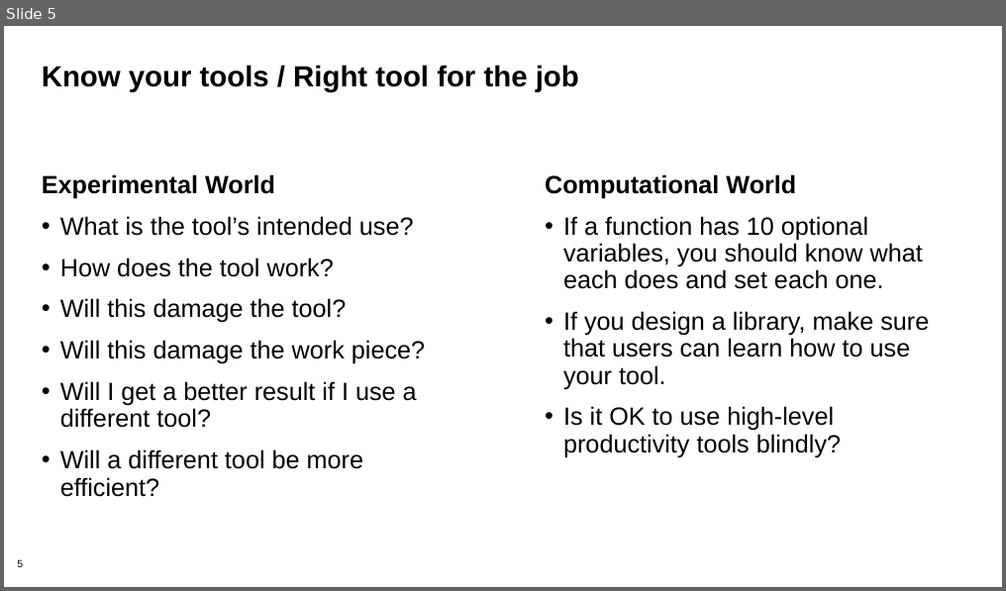
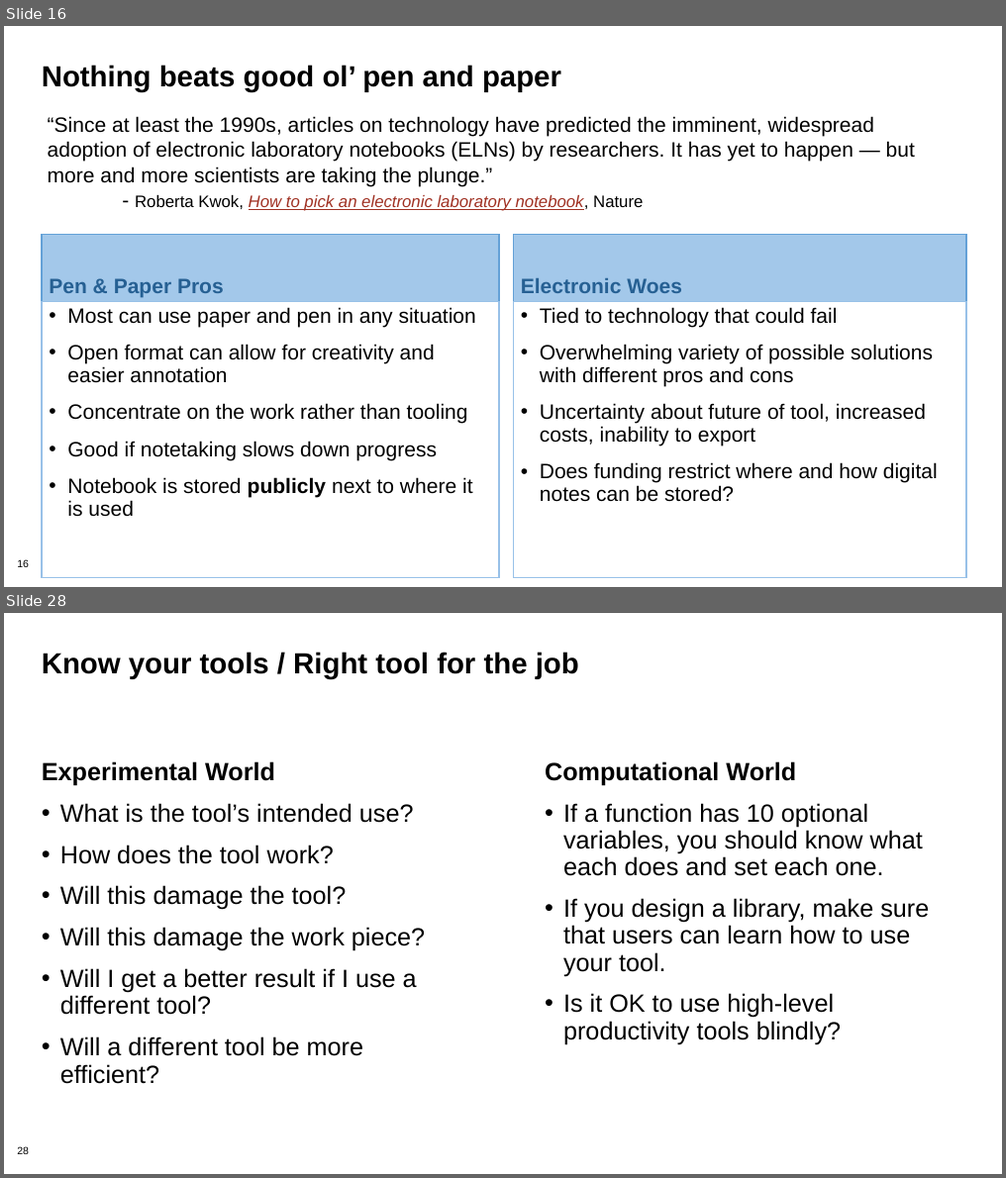
Before and after one commit to bssw-tutorial/presentations, a slide deck: computational-expts-a.pptx. Shown one above the other, each under a label of ours: slide 5 before the commit, slides 16 and 28 after it; the slides between them are not shown. The pictures are 1006x591 and 1006x1178 pixels, drawn with LibreOffice and Linux fonts; fonts in the diff are those of the drawing; background and template pictures are left out. Boxes give left, top, right and bottom in pixels: in the first picture for what was removed or moved away, otherwise in the second. Text is boxed around its words. In the diff, an @@ line names an element or a change of style, - is before the commit and + after.

```diff
--- a/computational-expts-a.pptx
+++ b/computational-expts-a.pptx
@@ slide 16 added at <box>4,26,1002,587</box>, background #FFFFFF; not listed: 1 template element that a slide beside it also shows @@
@@ title added at <box>42,65,561,92</box>, 28 pt, text #000000, bold @@
+Nothing beats good ol’ pen and paper
@@ text added at <box>48,116,915,211</box>, 20 pt, text #000000 @@
+“Since at least the 1990s, articles on technology have predicted the imminent, widespread adoption of electronic laboratory notebooks (ELNs) by researchers. It has yet to happen — but more and more scientists are taking the plunge.”
+- Roberta Kwok, How to pick an electronic laboratory notebook, Nature
@@ text added at <box>42,235,499,302</box>, fill #A3C8EA, outline #64A1D7 1.5 pt, 20 pt, text #266093, bold @@
+Pen & Paper Pros
@@ text added at <box>513,235,966,302</box>, fill #A3C8EA, outline #64A1D7 1.5 pt, 20 pt, text #266093, bold @@
+Electronic Woes
@@ text added at <box>42,301,499,577</box>, outline #98C1E8 1.5 pt, 20 pt, text #000000 @@
+• Most can use paper and pen in any situation
+• Open format can allow for creativity and easier annotation
+• Concentrate on the work rather than tooling
+• Good if notetaking slows down progress
+• Notebook is stored publicly next to where it is used
@@ text added at <box>513,301,966,577</box>, outline #98C1E8 1.5 pt, 20 pt, text #000000 @@
+• Tied to technology that could fail
+• Overwhelming variety of possible solutions with different pros and cons
+• Uncertainty about future of tool, increased costs, inability to export
+• Does funding restrict where and how digital notes can be stored?
@@ what was slide 5 is now slide 28 @@
@@ page number at <box>17,1147,29,1155</box>: text changed @@
-5
+28
```
Also in this commit, not shown: 2 slides changed, 24 other slides added, 3 slides removed, 3 other files.
